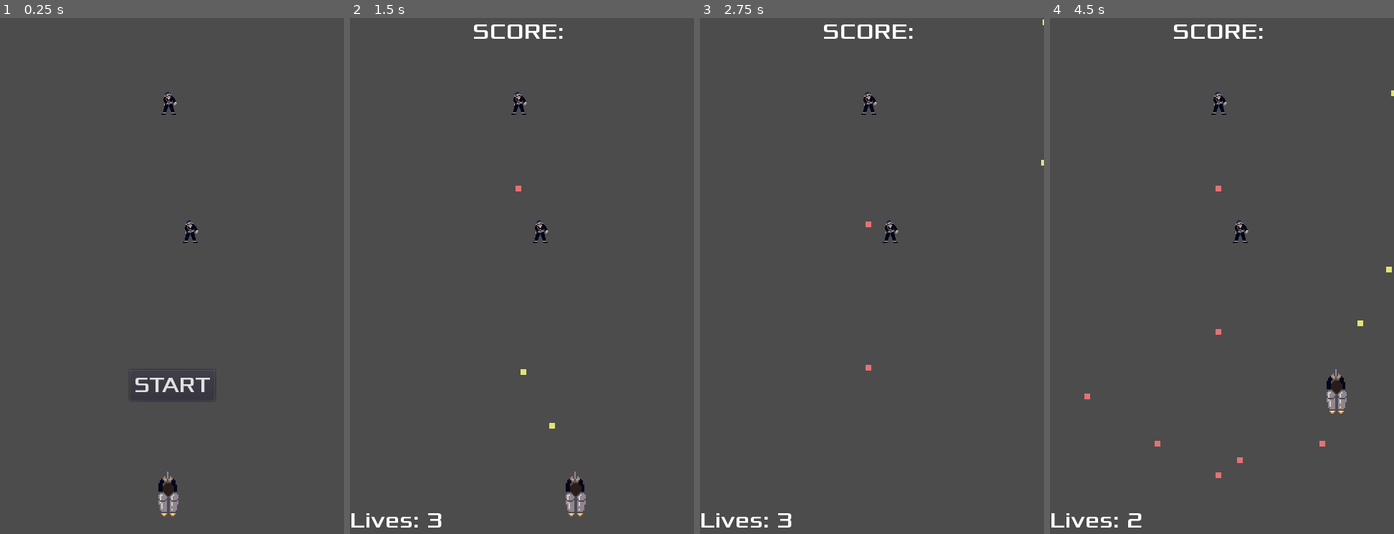
Above: before the commit, frames 1-4 (left to right).
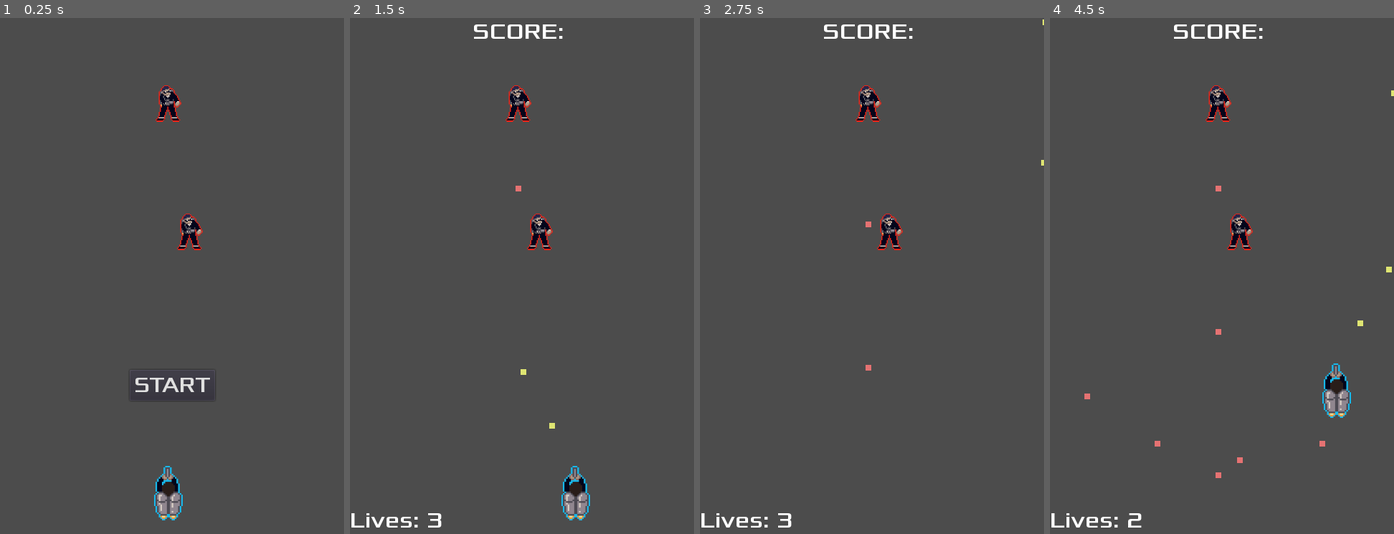
Above: after the commit, the same moments.

Repository: Harrison-Winters/Jet-Pack-Escape
Game: Godot game, scene res://enemy_test.tscn
Two runs of this game, one before a commit and one after it. Both use one fixed random seed, a clock stepped at 60 frames per second and the inputs below. This scene is started directly instead of the project's main scene.
Inputs:
- Up to frame 1 (0.25 s): no input
- Up to frame 2 (1.5 s): click "START" at 0.5 s; tap Enter at 1.25 s; hold Right (ui_right) from 1.28 s (still down); hold Z (shoot) from 1.28 s (still down)
- Up to frame 3 (2.75 s): release Right (ui_right) at 2.03 s; release Z (shoot) at 2.03 s; hold Down (ui_down) from 2.03 s (still down); tap Z (shoot) at 2.1 s
- Up to frame 4 (4.5 s): release Down (ui_down) at 2.78 s; hold Right (ui_right) 2.78-3.53 s; hold Z (shoot) 2.78-3.53 s; hold Up (ui_up) 3.53-4.28 s; tap Z (shoot) at 3.6 s; hold Left (ui_left) from 4.28 s (still down); hold Z (shoot) from 4.28 s (still down)

The runs differ from the first frame. In frame 1, 0.9% of the frame differs, in the area x 44-59%, y 13-98%; in frame 2, 0.9%; in frame 3, 0.6%; in frame 4, 0.9%.

Commit message:
Enemy/Player Sprite Change

Diff:
--- a/Jetpack Escape/Player.tscn
+++ b/Jetpack Escape/Player.tscn
@@ -15,6 +15,7 @@
 shape = SubResource( 1 )
 
 [node name="Player" type="Sprite" parent="."]
+scale = Vector2( 0.75, 0.75 )
 texture = ExtResource( 2 )
 
 [node name="InvincibilityTimer" type="Timer" parent="."]
--- a/Jetpack Escape/enemy.gd
+++ b/Jetpack Escape/enemy.gd
@@ -1,7 +1,7 @@
 extends RigidBody2D
 class_name Enemy
 
-var life = 4
+var life = 6
 
 
 # Called when the node enters the scene tree for the first time.
@@ -17,9 +17,9 @@
 func damage(amount: int):
 	life -= amount
 	Signals.emit_signal("on_enemy_life_changed", life)
-	print("Enemy Life = %s" % life)
+	#print("Enemy Life = %s" % life)
 	if life <= 0:
-		print("Enemy died")
+		#print("Enemy died")
 		queue_free()
 
 #shoot single bullet in whatever direction the enemy is facing
Binary file changed: Jetpack Escape/art/enemy1.png
Binary file changed: Jetpack Escape/art/player1.png
